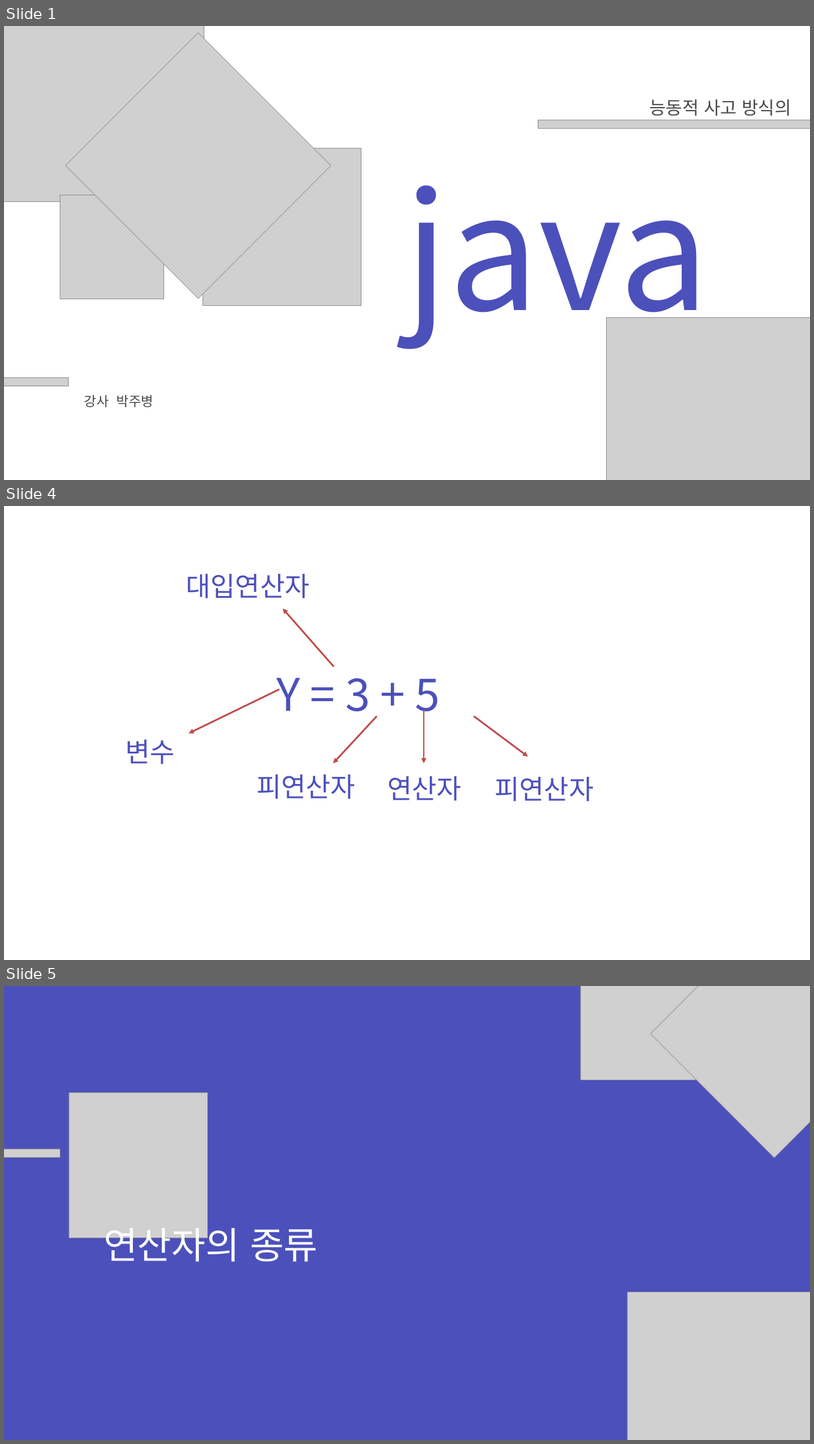
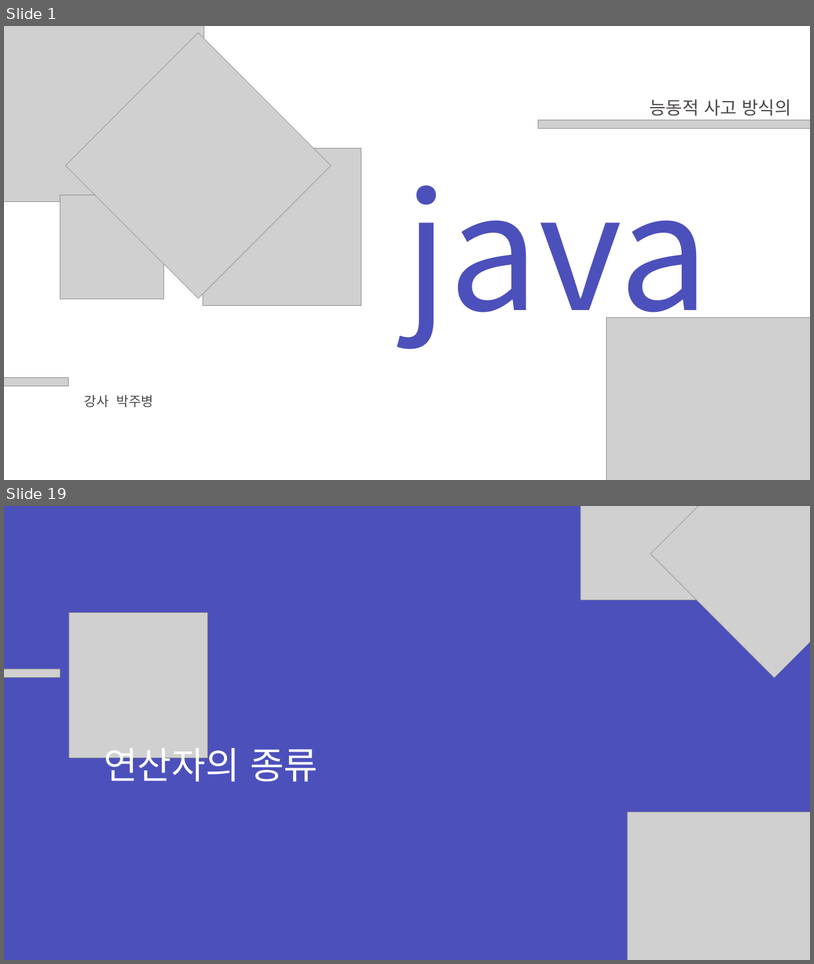
Before and after one commit to zest132/JavaLecture, a slide deck: JavaLecture/LectureFile/java 3강.pptx. Shown one above the other, each under a label of ours: slides 1, 4 and 5 before the commit, slides 1 and 19 after it; the slides between them are not shown. The pictures are 814x1444 and 814x964 pixels, drawn with LibreOffice and Linux fonts; fonts in the diff are those of the drawing; grey boxes stand for pictures. Boxes give left, top, right and bottom in pixels: in the first picture for what was removed or moved away, otherwise in the second. Text is boxed around its words. In the diff, an @@ line names an element or a change of style, - is before the commit and + after.

```diff
--- a/JavaLecture/LectureFile/java 3강.pptx
+++ b/JavaLecture/LectureFile/java 3강.pptx
@@ slide 4 removed at [4,506,810,960], background #FFFFFF @@
@@ text removed at [186,574,309,598] @@
-대입연산자
@@ arrow removed from (334, 666) to (283, 609) @@
@@ text removed at [277,678,440,722] @@
-Y = 3 + 5
@@ arrow removed from (279, 689) to (189, 733) @@
@@ arrow removed from (377, 716) to (333, 763) @@
@@ arrow removed from (424, 709) to (424, 763) @@
@@ arrow removed from (474, 716) to (528, 756) @@
@@ text removed at [126,739,175,764] @@
-변수
@@ text removed at [257,774,356,799] @@
-피연산자
@@ text removed at [387,776,462,801] @@
-연산자
@@ text removed at [495,777,594,801] @@
-피연산자
@@ what was slide 5 is now slide 19 @@
```
Also in this commit, not shown: 1 slide changed, 16 slides added, 1 other slide removed, 3 other files.
